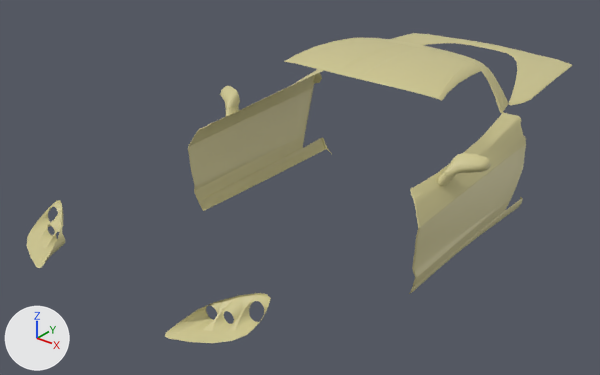
One commit to the FBX model Assets/_Gumball/Runtime/_Cars/Cars/ZR1_C6/Mesh/Zr1_Base_Body_Duco.fbx: the scene before it, then after it.
One viewpoint serves both versions: a 50 mm lens placed at (2.92, -4.11, 2.86), pointed at (-0.16, -0.26, 0.47). Lighting does not change. The marker at lower left points along +X, +Y and +Z. Where no turn or scale is listed for an object, it has been applied to the vertices. Vertices at the same position are counted once.

Names of what the first picture shows: 'Zr1_Base_Body_Duco'.
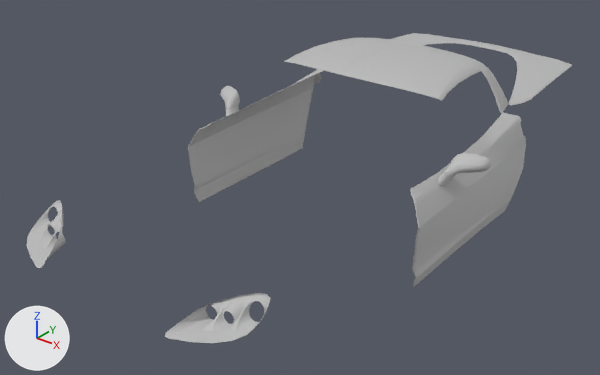
The newer file is also turned or shifted as a whole; pictures and numbers use the older file's frame.

Edits to the bpy script that builds the scene:
```text
Add mat_lit:
    mat_lit = principled_material('Lit')
    mat_lit.base_color = (0.5, 0.5, 0.5)  # grey #bcbcbc
    mat_lit.roughness = 0.553
Change me_mesh:
    used by ob_zr1_base_body_duco; location = (0.0, 0.0, 0.0)
    remove me_mesh.from_pydata(...)  # 1210 vertices, 1142 faces; spans x -1.05..1.05, y -2.04..2.03, z 0.12..1.24
    add me_mesh.from_pydata(...)  # 1150 vertices, 1936 faces; spans x -1.05..1.05, y -2.04..2.03, z 0.23..1.24
    me_mesh part 1: 30 vertices removed from x 0.79..0.89, y -0.49..0.95, z 0.12..0.26
    me_mesh part 2: 30 vertices removed from x -0.89..-0.79, y -0.49..0.95, z 0.12..0.26
    me_mesh part 3: 204 faces spanning x -1.04..1.04, y -2.04..1.94, z 0.31..1.2 switch from mat_zr1_duco_mat (beige #cec690) to mat_lit (grey #bcbcbc)
```

Changed parts and their boxes [x1, y1, x2, y2] in the pictures (600 x 375 px):
part 1 of me_mesh, deleted
    before: [408, 197, 523, 294]
part 2 of me_mesh, deleted
    before: [199, 138, 331, 211]
part 3 of me_mesh, recoloured (beige to grey)
    both: [27, 41, 552, 343]
